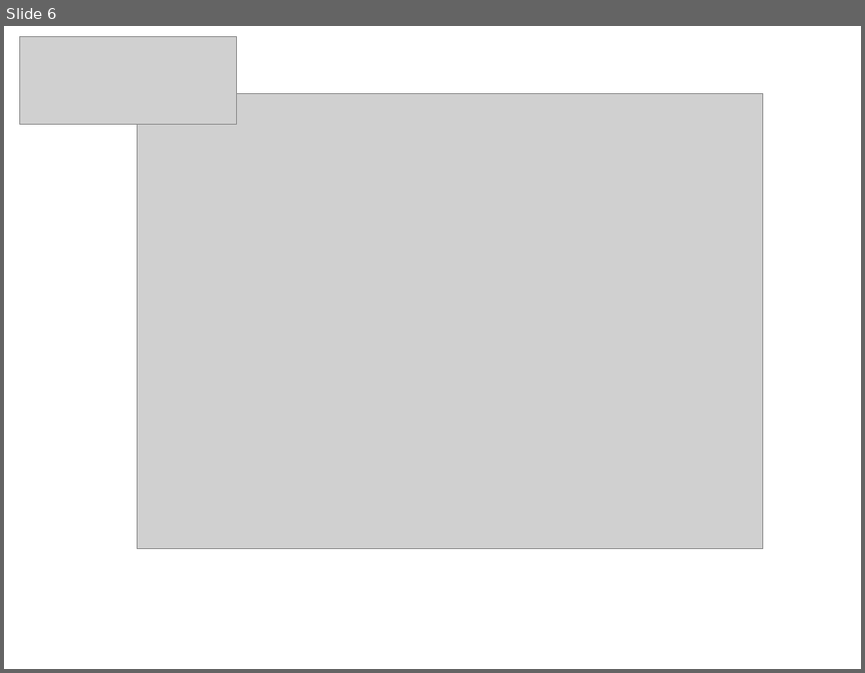
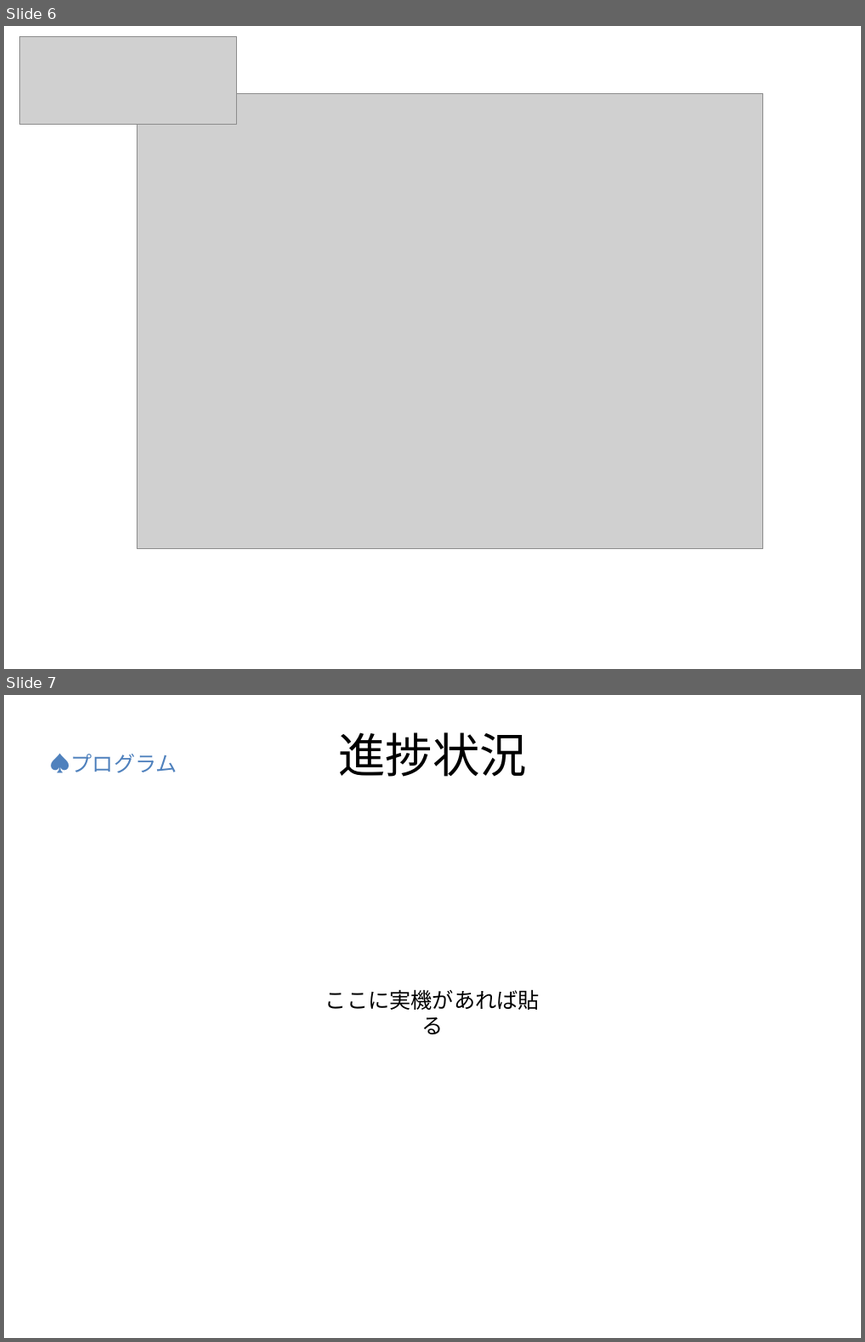
Before and after one commit to sho1003/aoyama, a slide deck: プランナー/壬生/Admise第一回制作発表プレゼン.pptx. Shown one above the other, each under a label of ours: slide 6 before the commit, slides 6 and 7 after it. The pictures are 865x673 and 865x1342 pixels, drawn with LibreOffice and Linux fonts; fonts in the diff are those of the drawing; grey boxes stand for pictures. Boxes give left, top, right and bottom in pixels: in the first picture for what was removed or moved away, otherwise in the second. Text is boxed around its words. In the diff, an @@ line names an element or a change of style, - is before the commit and + after.

```diff
--- a/プランナー/壬生/Admise第一回制作発表プレゼン.pptx
+++ b/プランナー/壬生/Admise第一回制作発表プレゼン.pptx
@@ slide 7 added at (4,695,861,1338), background #FFFFFF @@
@@ title added at (338,732,527,777), 39.6 pt, text #000000 @@
+進捗状況
@@ text added at (49,754,177,773), 18 pt, text #4F81BD @@
+♠プログラム
@@ text added at (325,989,540,1009), 18 pt, text #000000 @@
+ここに実機があれば貼る
```
Also in this commit, not shown: 1 slide changed, 4 other slides added, 1 other file.
